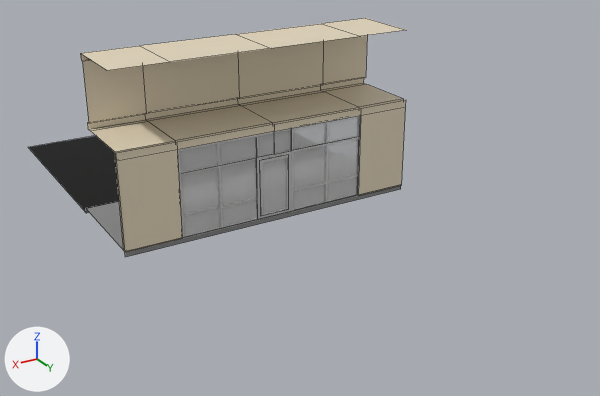
An edit to the FBX model Assets/Models/tutorialstore.fbx, drawn before and after from the same camera.
One viewpoint serves both versions: a 50 mm camera at (10.75, 19.41, 10.03) aimed at (-0.94, -0.08, 0.28). Every picture has the same lights, and +X, +Y and +Z are marked at lower left. Mesh edges are drawn as thin lines on the coarser meshes. Where no turn or scale is listed for an object, it has been applied to the vertices.

Names of what the first picture shows: 'door frame', 'door glass', 'road section', 'sidewalk section', 'storefront', 'storefront glass cutout', 'window'.
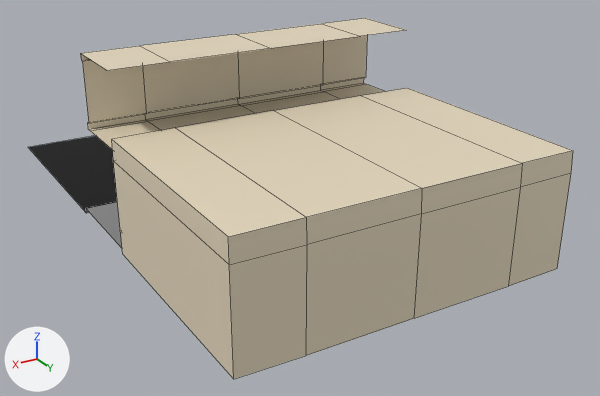
Commit message: Add indoors part of storefront

The change, as a diff of the scene's bpy script:
```diff
--- a/Assets/Models/tutorialstore.fbx.py
+++ b/Assets/Models/tutorialstore.fbx.py
@@ me_cube_007 @@
 # used by ob_storefront; location = (0.0, 0.0, 0.0)
-me_cube_007.from_pydata(...)  # 68 vertices, 48 faces; spans x -4.57..4.57, y -2.1..0.13, z 0.0..4.9
+me_cube_007.from_pydata(...)  # 54 vertices, 38 faces; spans x -4.57..4.57, y -2.1..0.0, z 0.0..4.9
+# me_cube_007 part 1
+# 14 vertices are removed from x -4.57..4.57, y 0.13, z 0.0..2.8
+# 10 faces are deleted
 me_cube_007.materials.append(mat_stucco)
@@ me_cube_011_1 @@
+me_cube_011_1.from_pydata(...)  # 60 vertices, 52 faces; spans x -4.64..4.64, y 0.03..6.63, z -0.1..3.18
+me_cube_011_1.materials.append(mat_stucco)  # beige #e7dabf
@@ ob_store_walls @@
+ob_store_walls = bpy.data.objects.new('store walls', me_cube_011_1)
+ob_store_walls.location = (0.0, 0.0, 0.0)
```

Changed parts and their boxes (x1, y1, x2, y2) in the pictures (600 x 396 px):
'store walls', added (beige): after (112, 88, 573, 379)
'storefront', reshaped: before (80, 18, 406, 253); after (80, 18, 405, 150)
part 1 of me_cube_007, deleted: before (116, 100, 406, 253)
'storefront glass cutout', unchanged, covered by the edit: before (179, 117, 359, 235)
'window', unchanged, covered by the edit: before (178, 115, 361, 239)
'sidewalk section', unchanged, covered by the edit: before (86, 185, 401, 257); after (86, 202, 122, 248)
'door glass', unchanged, covered by the edit: before (263, 158, 287, 214)
